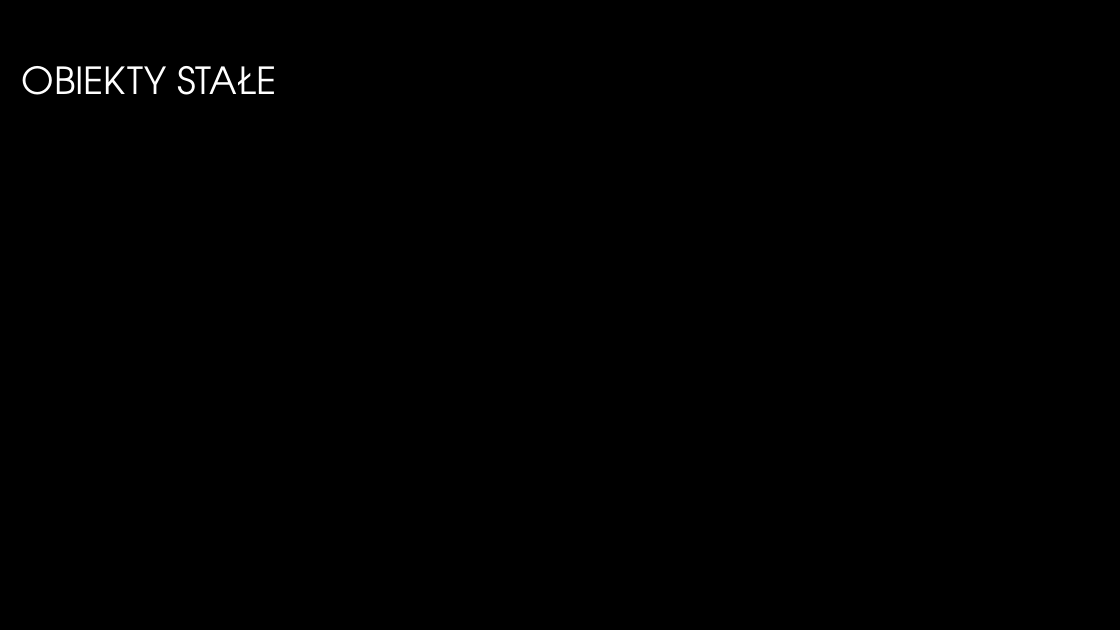
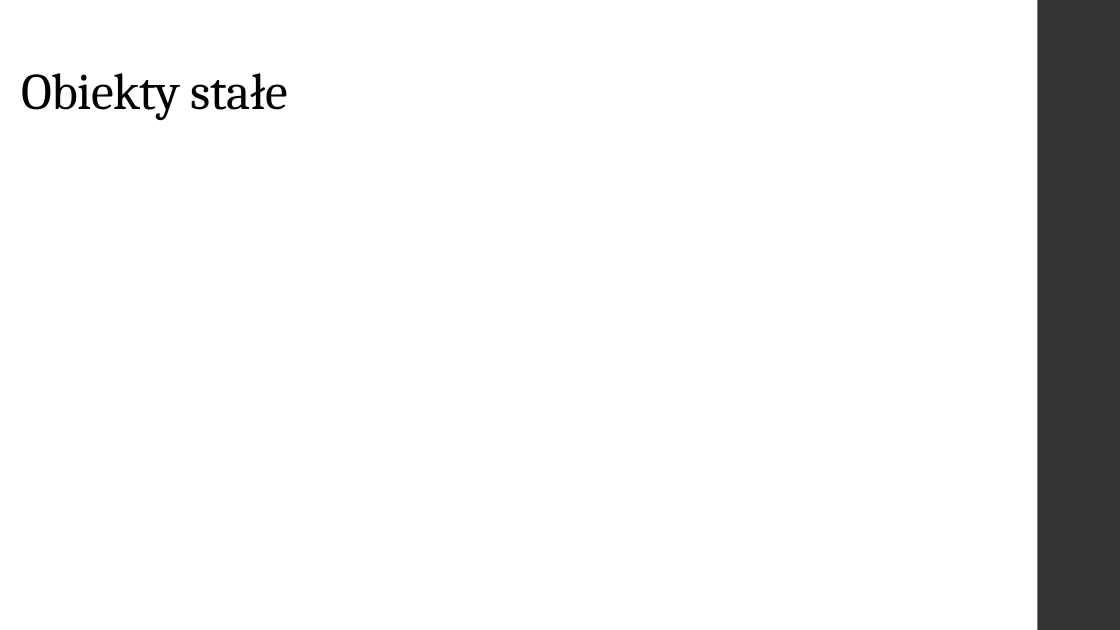
Before and after one commit to GlitchedGuest/PracaInzynieryjska, a slide deck: slide 11 of PrezentacjaAndrzejParuch.pptx. Drawn at 1120x630 pixels with LibreOffice and Linux fonts; fonts in the diff are those of the drawing; background and template pictures are left out. Boxes give left, top, right and bottom in pixels: in the first picture for what was removed or moved away, otherwise in the second. Text is boxed around its words. In the diff, an @@ line names an element or a change of style, - is before the commit and + after.

```diff
--- a/PrezentacjaAndrzejParuch.pptx
+++ b/PrezentacjaAndrzejParuch.pptx
@@ background picture (left out) to #FFFFFF @@
@@ rectangle added at (1038, 0, 1120, 630), fill #353537 @@
@@ title "Obiekty stałe" at (22, 73, 288, 121): vertical alignment middle to bottom @@
@@ title at (22, 73, 288, 121): text changed; size 32 to 44 pt; font TeX Gyre Adventor to Cambria; text colour gradient #FFFFFF to #A6A6A6 to #000000 @@
-OBIEKTY STAŁE
+Obiekty stałe
```
Also in this commit, not shown: 12 other slides changed.
